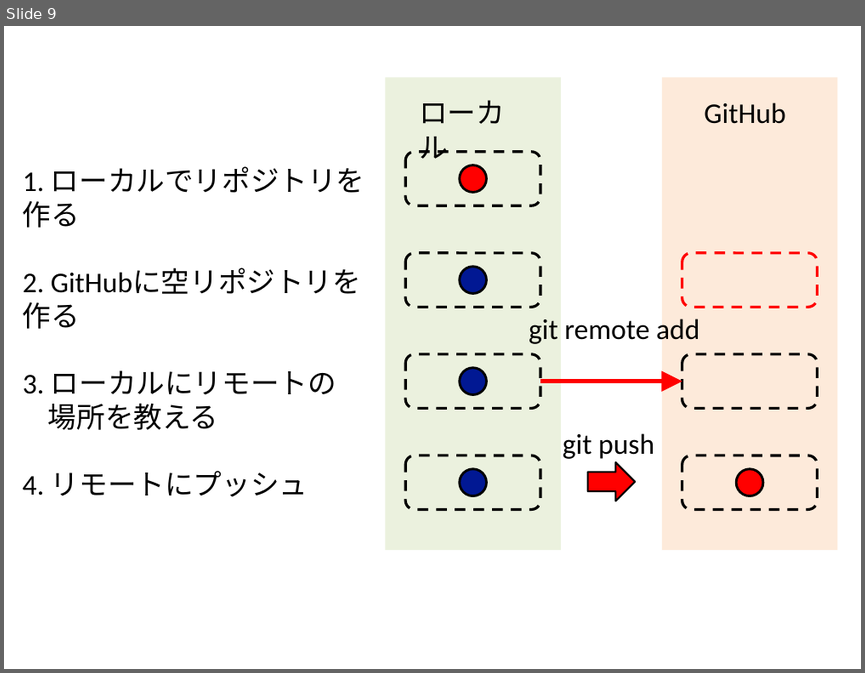
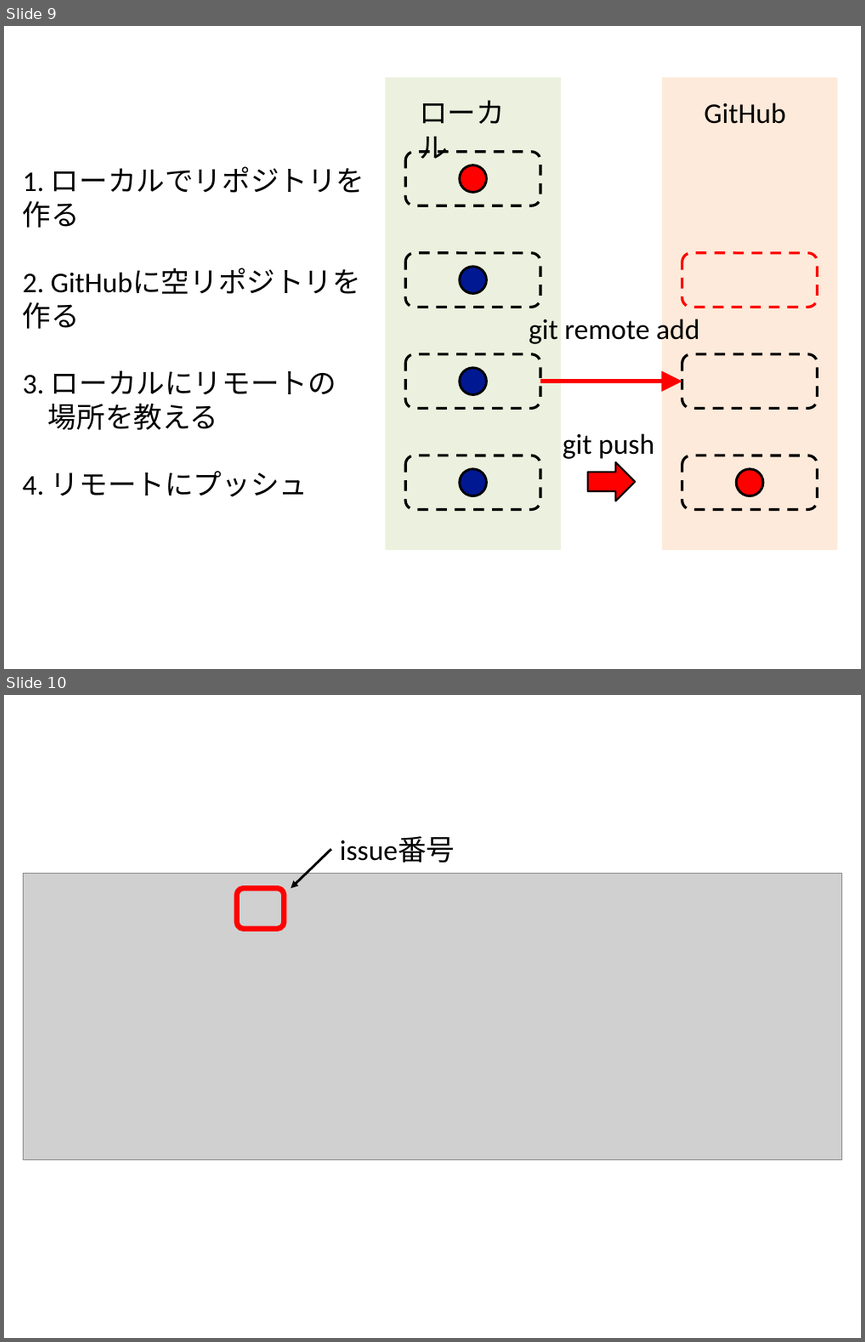
Before and after one commit to kaityo256/lab_startup, a slide deck: github/fig/fig.pptx. Shown one above the other, each under a label of ours: slide 9 before the commit, slides 9 and 10 after it. The pictures are 865x673 and 865x1342 pixels, drawn with LibreOffice and Linux fonts; fonts in the diff are those of the drawing; grey boxes stand for pictures. Boxes give left, top, right and bottom in pixels: in the first picture for what was removed or moved away, otherwise in the second. Text is boxed around its words. In the diff, an @@ line names an element or a change of style, - is before the commit and + after.

```diff
--- a/github/fig/fig.pptx
+++ b/github/fig/fig.pptx
@@ slide 10 added at (x1=4, y1=695, x2=861, y2=1338), background #FFFFFF @@
@@ text added at (x1=340, y1=836, x2=455, y2=862), 24 pt, text #000000 @@
+issue番号
@@ arrow added from (331, 849) to (291, 888), #000000 2 pt @@
@@ picture added at (x1=24, y1=873, x2=842, y2=1159) @@
@@ rounded rectangle added at (x1=237, y1=888, x2=284, y2=928), outline #FF0000 4.5 pt @@
```
Also in this commit, not shown: 2 other slides added, 6 other files.
